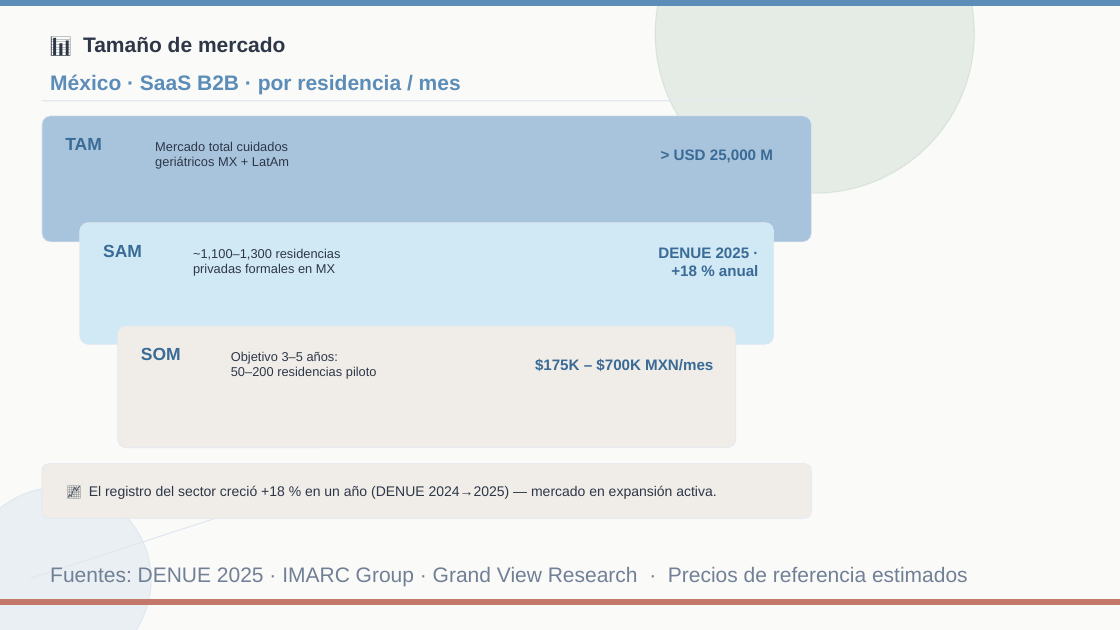
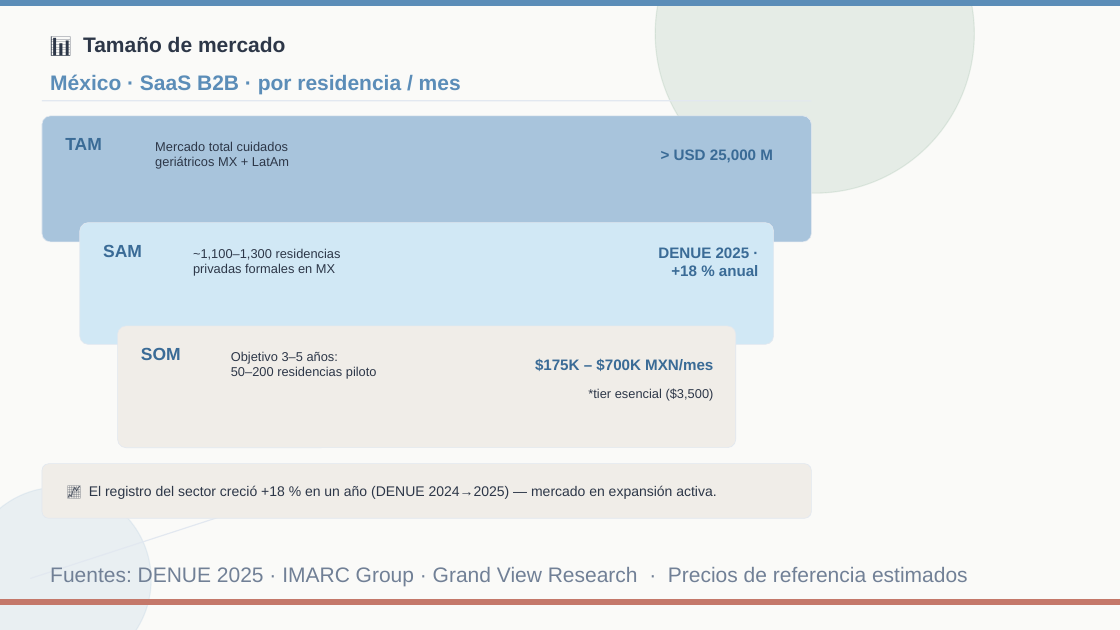
Before and after one commit to RobertMX23/CareSignalAPP, a slide deck: slide 8 of business/CareSignal_Pitch_Deck_publico.pptx. Drawn at 1120x630 pixels with LibreOffice and Linux fonts; fonts in the diff are those of the drawing. Boxes give left, top, right and bottom in pixels: in the first picture for what was removed or moved away, otherwise in the second. Text is boxed around its words. In the diff, an @@ line names an element or a change of style, - is before the commit and + after.

```diff
--- a/business/CareSignal_Pitch_Deck_publico.pptx
+++ b/business/CareSignal_Pitch_Deck_publico.pptx
@@ text added at [588, 388, 714, 401], 11 pt, text #2D3748 @@
+*tier esencial ($3,500)
```
Also in this commit, not shown: 2 other slides changed, 1 slide added, 1 other file.
